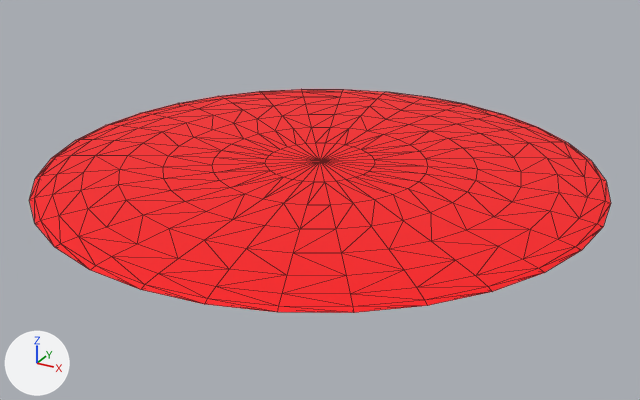
Before and after pictures for a commit that changed the glTF model newMarioPartyDS/red_tile.glb.
Both versions are drawn from a 50 mm camera at (7.67, -13.94, 6.32) aimed at (0.13, -0.24, -0.53). Arrows for +X, +Y and +Z are at lower left; the lights stay in place. Mesh edges are drawn as thin lines. Vertices at the same position are counted once.
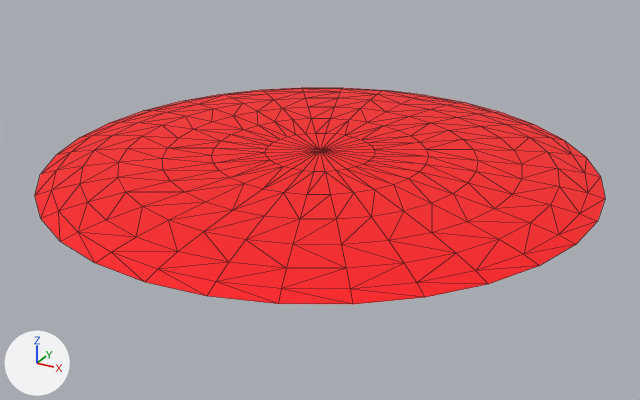
Commit message: added jumping between tiles

The change, as a list of edits to the scene's bpy script:
```text
Change me_sphere_005:
    used by ob_sphere_005; location = (0.0, 0.0, 0.0); scale = (5.36, 5.36, 0.161)
    remove me_sphere_005.from_pydata(...)  # 482 vertices, 960 faces; spans x -1.0..1.0, y -1.0..1.0, z -1.0..1.0
    add me_sphere_005.from_pydata(...)  # 225 vertices, 416 faces; spans x -0.98..0.98, y -0.98..0.98, z 0.2..1.0
    me_sphere_005 part 1
    257 vertices are removed from x -1.0..1.0, y -1.0..1.0, z -1.0..0.0
    544 faces are deleted
Change ob_sphere_005:
    ob_sphere_005.scale: (5.36, 5.36, 0.161) -> (5.36, 5.36, 0.373)
```

Pixel boxes [x1, y1, x2, y2] of what changed, in the pictures (640 x 400 px):
'Sphere.005', reshaped, rescaled: before [29, 89, 611, 313]; after [35, 88, 605, 304]
part 1 of me_sphere_005, deleted (red): before [29, 93, 611, 313]
